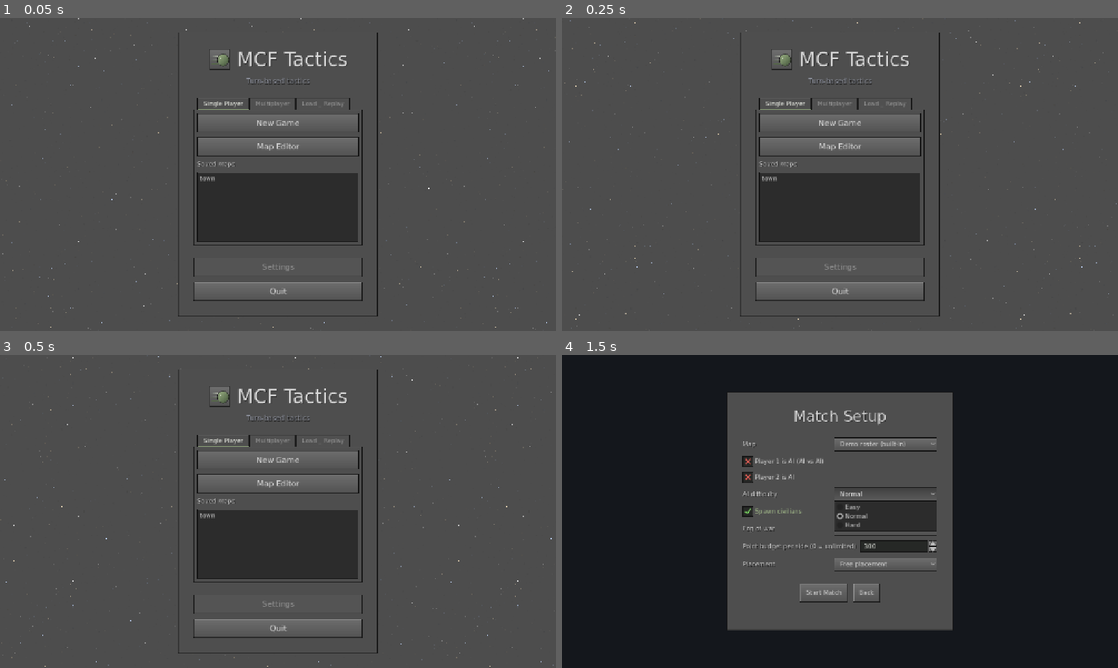
Above: before the commit, frames 1-4 (two rows, left to right).
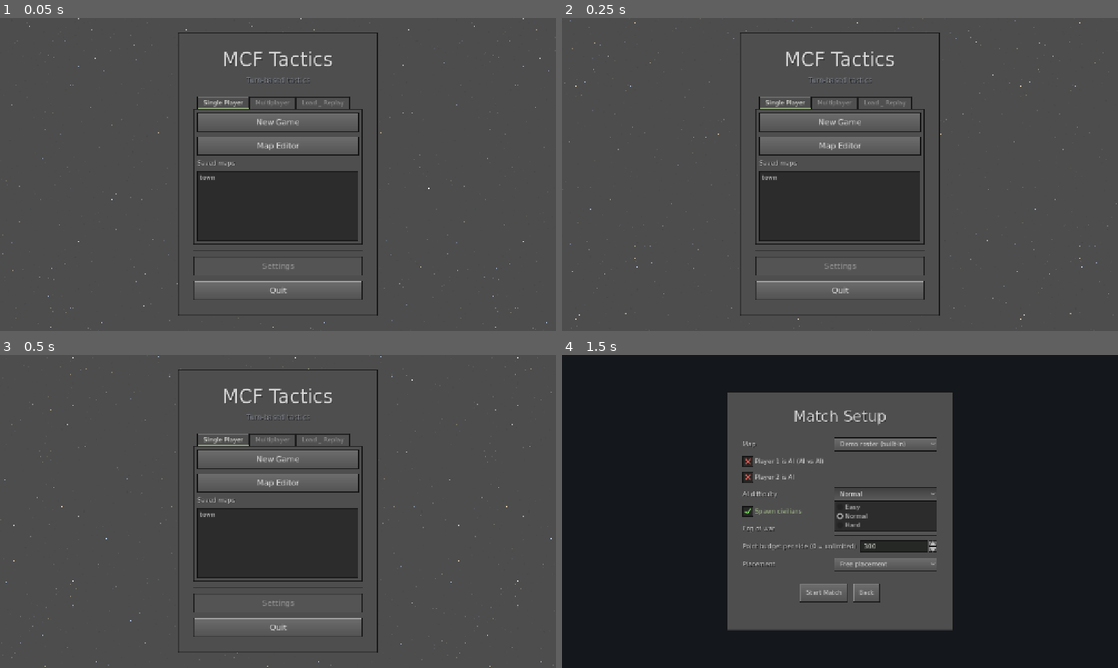
Above: after the commit, the same moments.

Repository: Broiler2113/mcf-isotope
Game: Godot game, scene res://scenes/MainMenu.tscn
Same seed, same stepped clock (60 frames per second), same inputs: the game is played once before the commit and once after it.
Inputs:
- Up to frame 1 (0.05 s): no input
- Up to frame 2 (0.25 s): no input
- Up to frame 3 (0.5 s): no input
- Up to frame 4 (1.5 s): click "New Game" at 0.5 s; click "Normal" at 1.25 s

The runs differ from the first frame. In frame 1, 2.8% of the frame differs, in the area x 32-68%, y 4-96%; in frame 2, 2.8%; in frame 3, 2.8%; in frame 4, nothing differs.

Commit message:
Fixes batch 1: crashes + menu polish (issues 1, 2, 8, 17, 18, 23)
- #23: anti-tank "Shoot" crash & hang. shootable/hostile target enumeration and
  can_shoot() now skip units aboard a vehicle (coord = OFFBOARD): is_on_firing_line
  answered "yes" diagonally to (-9999,-9999), then trench_protected() dereferenced a
  null off-board cell ("feature_id on Nil") and los_blocked() walked ~10k cells to the
  map edge. Triggered with friendly-fire on and own crew aboard a tank.
- #18: LAN client join crash. Lobby read-only pass assigned .disabled to a SpinBox
  (which has no such property); now BaseButton→disabled, SpinBox→editable.
- #2: a die could show "0" — the glass-stopped-bullet placeholder (hit_roll 0) was
  drawn as a face. Those shots are skipped in the roll animation now.
- #1: main-menu parallax is pure black (was blue-grey); removed the leftover Crazy
  Ball Runner logo badge and its loader.
- #8: gunmetal menu palette (window/panel/sunken) darkened ~a quarter.
- #17: shield-bearers can no longer pick up / be offered corpses.

Co-Authored-By: Claude Opus 4.8 <noreply@anthropic.com>
Claude-Session: https://claude.ai/code/session_01NP6MMh1cxUTHzxC3XDW4Pi

Diff:
--- a/scenes/Lobby.gd
+++ b/scenes/Lobby.gd
@@ -222,7 +222,14 @@
 	if _is_client:
 		for c in [_max_spin, _place_opt, _fog_opt, _army_opt, _mode_opt,
 				_ff_check, _live_check, _events_check, _events_mand, _events_interval]:
-			(c as Control).disabled = true if c is Button else false
+			# У кнопок (в т. ч. OptionButton/CheckBox — все наследники BaseButton) есть
+			# .disabled; у SpinBox её нет, он глохнет через .editable. Присваивать
+			# .disabled всем подряд нельзя (item 18): на SpinBox это роняло клиента с
+			# «Invalid assignment of property 'disabled' … on SpinBox» при входе в лобби.
+			if c is BaseButton:
+				(c as BaseButton).disabled = true
+			elif c is SpinBox:
+				(c as SpinBox).editable = false
 			(c as Control).mouse_filter = Control.MOUSE_FILTER_IGNORE
 
 func _opt(items: Array, selected: int) -> OptionButton:
--- a/scenes/Main.gd
+++ b/scenes/Main.gd
@@ -2143,6 +2143,11 @@
 			var hit_faces: Array = []
 			var pen_faces: Array = []
 			for det in ev["shots"]:
+				# Пуля, застрявшая в стекле, до броска на попадание не дошла (#29):
+				# её hit_roll — служебный 0, и рисовать его кубиком нельзя (item 2:
+				# «нельзя выкинуть 0»). Факт застревания уже виден в журнале.
+				if det.get("stopped_by_glass", false):
+					continue
 				hit_faces.append(
 					{"value": det["hit_roll"], "good": det["hit"], "tag": "Hit %d+" % det["need"]})
 				if det["hit"]:
--- a/scenes/MainMenu.gd
+++ b/scenes/MainMenu.gd
@@ -59,20 +59,13 @@
 	vbox.add_theme_constant_override("separation", 12)
 	margin.add_child(vbox)
 
-	# Заголовок с эмблемой (item 35): logo.png лежит в комплекте, но до сих пор нигде
-	# не показывался. Если файла нет — остаётся только надпись, как и было.
+	# Заголовок без эмблемы (item 1): logo.png — это логотип Crazy Ball Runner 2D,
+	# оставшийся от донора интерфейса; на главном меню MCF ему не место. Оставляем
+	# только надпись.
 	var title_row := HBoxContainer.new()
 	title_row.alignment = BoxContainer.ALIGNMENT_CENTER
 	title_row.add_theme_constant_override("separation", 12)
 	vbox.add_child(title_row)
-	var logo := _logo_texture()
-	if logo != null:
-		var badge := TextureRect.new()
-		badge.texture = logo
-		badge.custom_minimum_size = Vector2(56, 56)
-		badge.expand_mode = TextureRect.EXPAND_IGNORE_SIZE
-		badge.stretch_mode = TextureRect.STRETCH_KEEP_ASPECT_CENTERED
-		title_row.add_child(badge)
 	var title := Label.new()
 	title.text = "MCF Tactics"
 	title.horizontal_alignment = HORIZONTAL_ALIGNMENT_CENTER
@@ -370,15 +363,6 @@
 	btn.pressed.connect(handler)
 	return btn
 
-## Эмблема из комплекта. Грузится как обычный файл, а не как ресурс, — той же
-## дорогой, что и остальные заменяемые картинки интерфейса (#55): подменил png —
-## видно со следующего запуска.
-func _logo_texture() -> Texture2D:
-	const PATH := "res://interface_textures/logo.png"
-	if not ResourceLoader.exists(PATH):
-		return null
-	return load(PATH) as Texture2D
-
 func _refresh_saves() -> void:
 	_saves_list.clear()
 	_map_names = MapData.list_maps()
--- a/src/resolver/GameActionResolver.gd
+++ b/src/resolver/GameActionResolver.gd
@@ -1385,6 +1385,10 @@
 		return ActionResult.fail(err)
 	if unit.remaining_ap <= 0:
 		return ActionResult.fail("Unit has no AP left")
+	# Щитоносец корпуса не поднимает (item 17): его руки заняты щитом. Труп-щит —
+	# защита для остальных бойцов, но не для того, кто и так укрыт своей плитой.
+	if _is_shield(unit):
+		return ActionResult.fail("A shield-bearer can't carry corpses")
 	if unit.carried_corpses >= MCF.CORPSE_CARRY_MAX:
 		return ActionResult.fail("Hands full — %d bodies is the limit" % MCF.CORPSE_CARRY_MAX)
 	if Combat.distance(unit.coord, intent.from) > 1:
@@ -1519,7 +1523,10 @@
 ## разрыва: луч прямой, на повороте окопа он воткнётся в грунт.
 func trench_protected(from_coord: Vector2i, target: UnitInstance,
 		flat_beam: bool = false) -> bool:
-	var target_in_trench := state.grid.cell(target.coord).feature_id == MCF.FEATURE_TRENCH
+	var tcell := state.grid.cell(target.coord)
+	if tcell == null:
+		return false  # цель вне поля (в машине и т. п.) — окоп её не касается (#23)
+	var target_in_trench := tcell.feature_id == MCF.FEATURE_TRENCH
 	if not flat_beam:
 		# Пуля летит по дуге: сверху в яму её направить можно, но только вплотную.
 		return target_in_trench and Combat.distance(from_coord, target.coord) > 1
@@ -3771,7 +3778,8 @@
 func corpse_pickup_cells(actor: UnitInstance) -> Array:
 	var out: Array = []
 	if actor == null or actor.remaining_ap <= 0 \
-			or actor.carried_corpses >= MCF.CORPSE_CARRY_MAX:
+			or actor.carried_corpses >= MCF.CORPSE_CARRY_MAX \
+			or _is_shield(actor):  # щитоносец трупы не носит (item 17)
 		return out
 	if has_corpse(actor.coord):
 		out.append(actor.coord)
@@ -4383,6 +4391,13 @@
 		return "No target"
 	if target.id == shooter.id:
 		return "Can't shoot yourself"
+	# Боец В МАШИНЕ целью быть не может (#23): его координата — OFFBOARD (-9999,-9999),
+	# и она вне поля. is_on_firing_line() отвечает на неё «да» (по диагонали от почти
+	# любой клетки), после чего trench_protected() дёргает cell(OFFBOARD).feature_id на
+	# null — отсюда «feature_id on Nil» при нажатии «Стрельба», а los_blocked() за ним
+	# уходит шагать десять тысяч клеток к краю мира. Отсекаем такие цели сразу.
+	if target.aboard_vehicle_id != -1 or not state.grid.in_bounds(target.coord):
+		return "Target unavailable"
 	# Дружественный огонь (#100): по своим стрелять МОЖНО — оружие не разбирает форму.
 	# Выключенный в лобби, он запрещает и прицел в союзника (§7 «Лобби»).
 	if not friendly_fire_enabled and is_ally_of(shooter, target):
@@ -4438,6 +4453,9 @@
 	for u in state.all_units():
 		if u.id == sid or not u.is_alive():
 			continue
+		# Бойцы в машине (coord = OFFBOARD) на поле не стоят — целями не считаются (#23).
+		if u.aboard_vehicle_id != -1 or not state.grid.in_bounds(u.coord):
+			continue
 		if not Combat.is_on_firing_line(from, u.coord):
 			continue
 		if can_shoot(shooter, u) == "":
@@ -4456,6 +4474,8 @@
 	var sid: int = shooter.id
 	for u in state.all_units():
 		if u.owner == sowner or u.id == sid or not u.is_alive():
+			continue
+		if u.aboard_vehicle_id != -1 or not state.grid.in_bounds(u.coord):
 			continue
 		if not Combat.is_on_firing_line(from, u.coord):
 			continue
--- a/src/ui/Starfield.gd
+++ b/src/ui/Starfield.gd
@@ -105,11 +105,12 @@
 				img.set_pixel((x + dx) % TILE, (y + dy) % TILE, col)
 	return ImageTexture.create_from_image(img)
 
-## Небо за звёздами: сверху чуть синее, снизу почти чёрное.
+## Небо за звёздами: чистый чёрный (item 1). Прежний сине-серый градиент читался как
+## «серый фон» — заказчик просит именно чёрный, звёзды поверх него и так видны.
 func _sky_gradient() -> GradientTexture2D:
 	var gradient := Gradient.new()
-	gradient.set_color(0, Color(0.055, 0.065, 0.105))
-	gradient.set_color(1, Color(0.015, 0.018, 0.032))
+	gradient.set_color(0, Color(0, 0, 0))
+	gradient.set_color(1, Color(0, 0, 0))
 	var tex := GradientTexture2D.new()
 	tex.gradient = gradient
 	tex.fill_from = Vector2(0.0, 0.0)
--- a/src/ui/UiTheme.gd
+++ b/src/ui/UiTheme.gd
@@ -18,9 +18,12 @@
 const FONT_FALLBACKS := ["Tahoma", "Verdana", "Geneva", "DejaVu Sans", "Arial", "Helvetica"]
 
 # --- palette (gunmetal-gray "2003 Steam" skin) -----------------------
-const WINDOW_BG   := Color(0.227, 0.227, 0.227)
-const PANEL_BG    := Color(0.306, 0.306, 0.306)
-const SUNKEN_BG   := Color(0.172, 0.172, 0.172)
+# item 8: серые части меню сделаны заметно темнее (примерно на четверть). Один и тот
+# же сдвиг на всех трёх тонах сохраняет прежний контраст между окном, панелью и
+# утопленным полем — темнеет вся серая гамма разом, а не отдельные её куски.
+const WINDOW_BG   := Color(0.170, 0.170, 0.170)
+const PANEL_BG    := Color(0.235, 0.235, 0.235)
+const SUNKEN_BG   := Color(0.125, 0.125, 0.125)
 const HEADER_BG   := Color(0.118, 0.149, 0.125)
 const TEXT        := Color(0.847, 0.847, 0.847)
 const TEXT_BRIGHT := Color(0.95, 0.96, 0.93)
